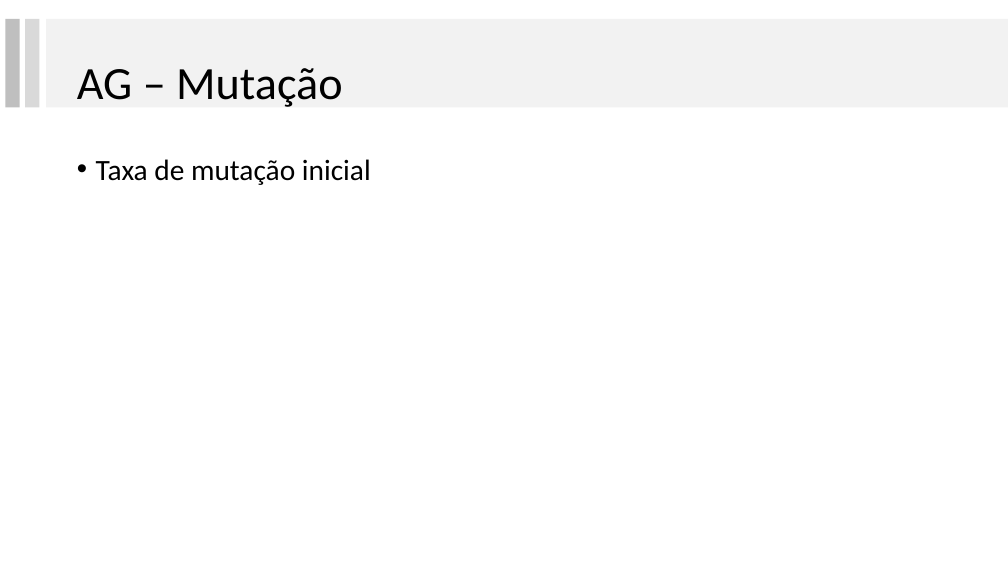
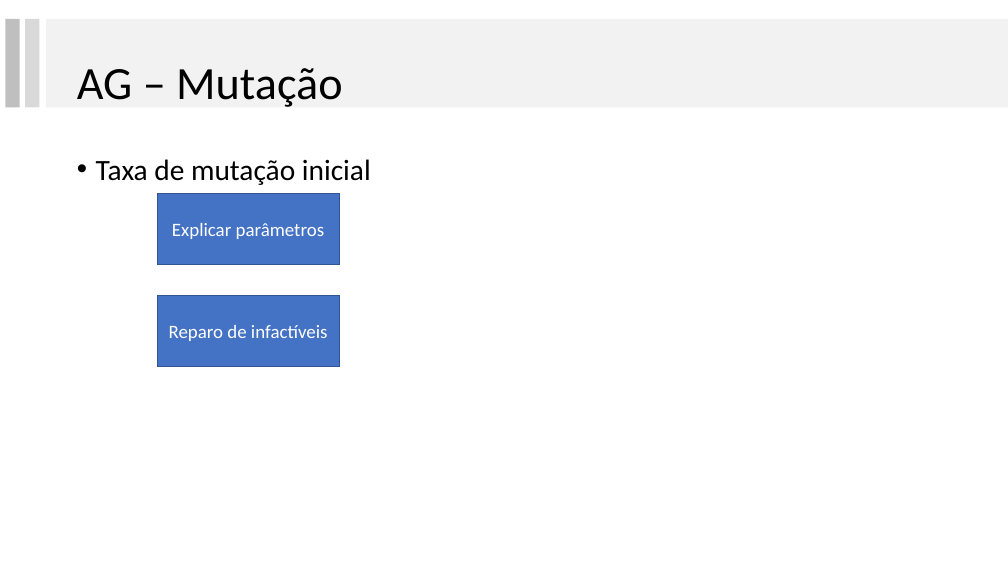
Before and after one commit to lpbiasoto/metaheuristicas, a slide deck: slide 14 of Apresentacao 3/ApresentacaoGA.pptx (slide 9 before the commit). Drawn at 1008x567 pixels with LibreOffice and Linux fonts; fonts in the diff are those of the drawing. Boxes give left, top, right and bottom in pixels: in the first picture for what was removed or moved away, otherwise in the second. Text is boxed around its words. In the diff, an @@ line names an element or a change of style, - is before the commit and + after.

```diff
--- a/Apresentacao 3/ApresentacaoGA.pptx
+++ b/Apresentacao 3/ApresentacaoGA.pptx
@@ rectangle added at <box>157,194,340,264</box>, fill #4472C4, outline #325491 1 pt, 18 pt, text #FFFFFF @@
+Explicar parâmetros
@@ rectangle added at <box>157,296,340,366</box>, fill #4472C4, outline #325491 1 pt, 18 pt, text #FFFFFF @@
+Reparo de infactíveis
```
Also in this commit, not shown: 6 other slides changed, 7 slides added, 15 slides removed.
